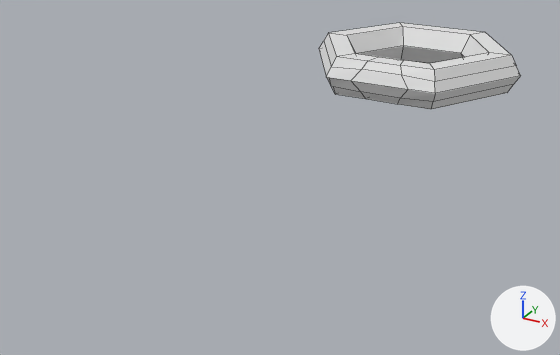
A saved change to the Blender file obj_key_normal_01.blend.
One viewpoint serves both versions: a camera (50 mm lens) standing at (2.94, -8.64, 2.44) and looking at (-0.28, -2.78, -0.49). The axes (+X, +Y, +Z) are drawn at lower right. The lights are the same throughout. The picture after the commit comes second. Mesh edges are drawn as thin lines.
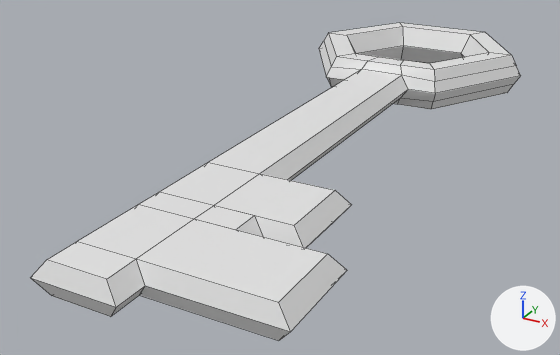
Commit message: edited key

Boxes [x1, y1, x2, y2] around the edits, measured in the pictures (560 x 355 px):
```json
{"object": "Torus", "change": "reshaped", "before": [319, 23, 520, 109], "after": [31, 23, 520, 341], "on screen": "143% wider, 267% taller"}
{"part": 1, "of": "me_torus", "change": "built on", "before": [351, 70, 408, 98], "after": [31, 70, 408, 341]}
```

The change, as JSON lines over the scene's bpy script:
```json
{"block": "me_torus", "where": "# used by ob_torus; location = (0.0, 0.0, 0.0)"}
{"op": "remove", "block": "me_torus", "code": "me_torus.from_pydata(...)  # 64 vertices, 64 faces; spans x -1.25..1.25, y -1.08..1.08, z -0.22..0.22"}
{"op": "add", "block": "me_torus", "code": "me_torus.from_pydata(...)  # 112 vertices, 112 faces; spans x -1.25..1.31, y -5.81..1.08, z -0.22..0.22"}
{"block": "me_torus", "change": "me_torus part 1"}
{"block": "me_torus", "change": "2 faces are deleted"}
{"block": "me_torus", "change": "43 vertices are added at x -0.33..1.31, y -5.81..-3.94, z -0.13..0.13"}
{"block": "me_torus", "change": "5 new vertices lie (0.33, 0.0, 0.0) away from vertices in x 0.23..0.33, y -4.88..-4.64, z -0.13..0.13"}
{"block": "me_torus", "change": "50 new faces join them"}
```
